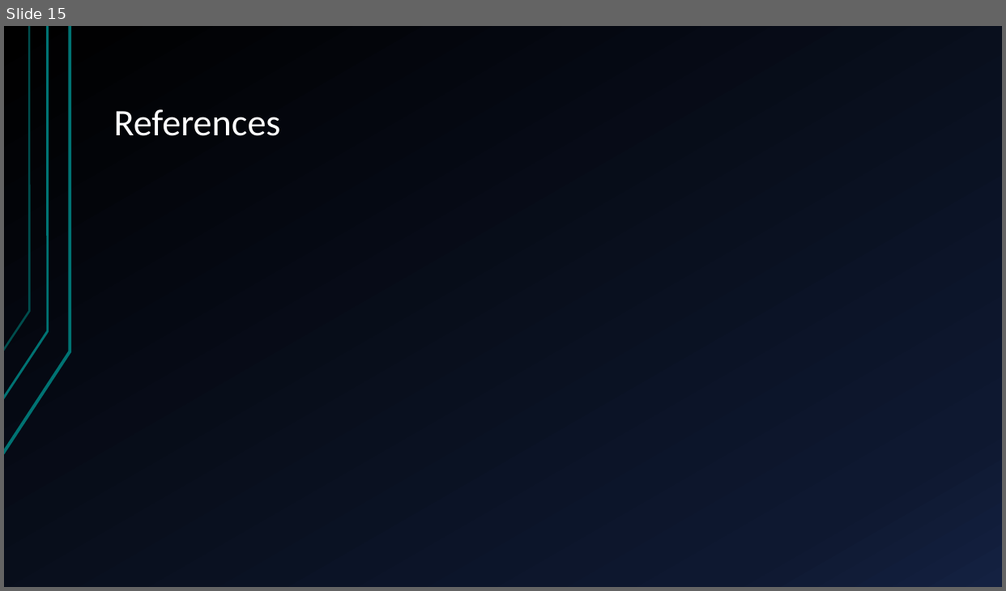
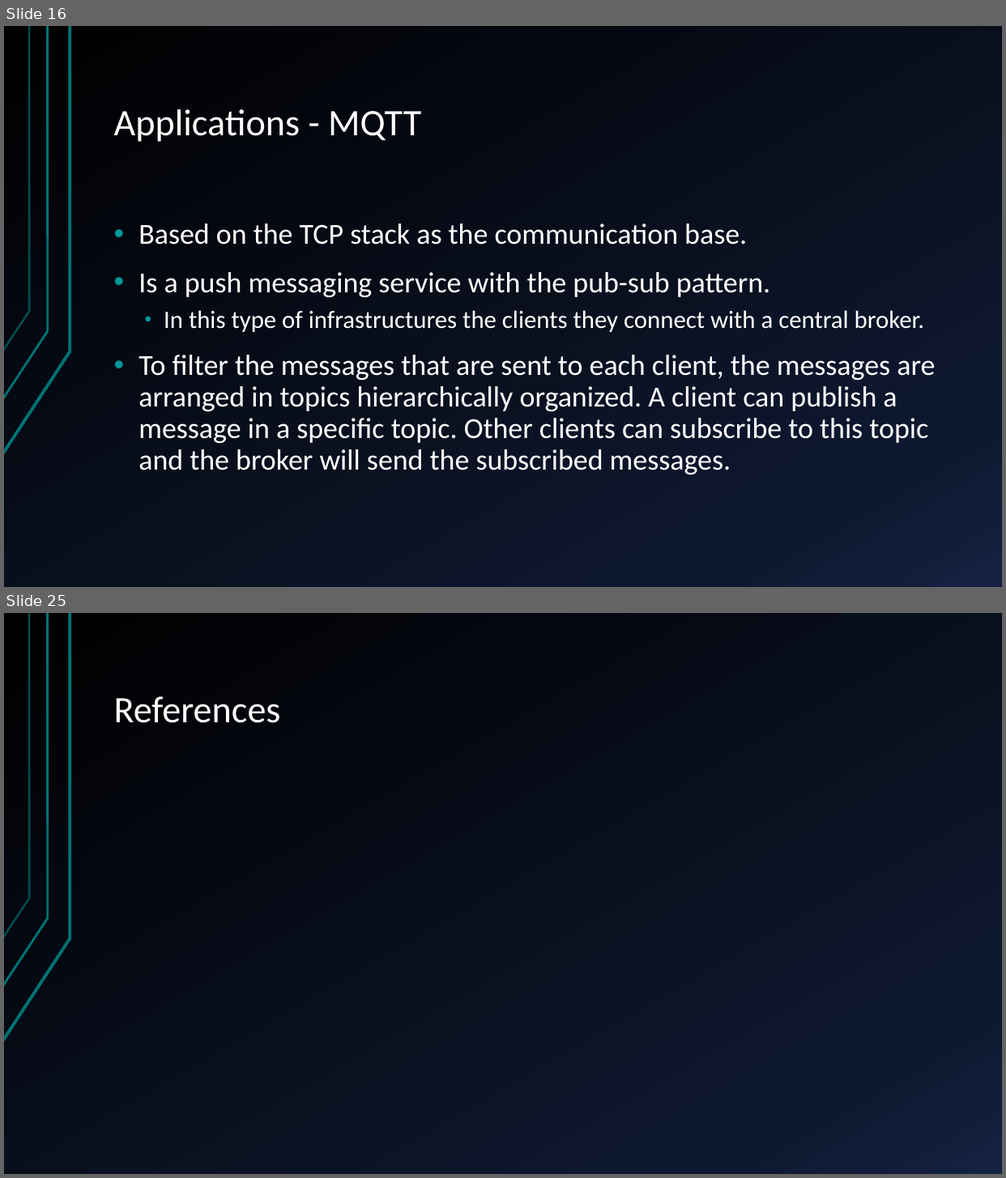
Before and after one commit to marc7666/Distributed-computing-course, a slide deck: Activities/Activity 2/RabbitMQ – components, benefits and application.pptx. Shown one above the other, each under a label of ours: slide 15 before the commit, slides 16 and 25 after it; the slides between them are not shown. The pictures are 1006x591 and 1006x1178 pixels, drawn with LibreOffice and Linux fonts; fonts in the diff are those of the drawing. Boxes give left, top, right and bottom in pixels: in the first picture for what was removed or moved away, otherwise in the second. Text is boxed around its words. In the diff, an @@ line names an element or a change of style, - is before the commit and + after.

```diff
--- a/Activities/Activity 2/RabbitMQ – components, benefits and application.pptx
+++ b/Activities/Activity 2/RabbitMQ – components, benefits and application.pptx
@@ slide 16 added at bbox=[4, 26, 1002, 587], background gradient #000000 to #0F1931 to #142242; not listed: 3 template elements that a slide beside it also shows @@
@@ title added at bbox=[114, 109, 421, 142], 36 pt, text #FFFFFF @@
+Applications - MQTT
@@ text added at bbox=[138, 224, 935, 475], 28 pt, text #FFFFFF @@
+• Based on the TCP stack as the communication base.
+• Is a push messaging service with the pub-sub pattern.
+  • In this type of infrastructures the clients they connect with a central broker.
+• To filter the messages that are sent to each client, the messages are arranged in topics hierarchically organized. A client can publish a message in a specific topic. Other clients can subscribe to this topic and the broker will send the subscribed messages.
@@ what was slide 15 is now slide 25 @@
```
Also in this commit, not shown: 9 slides changed, 13 other slides added, 4 slides removed, 2 other files.
